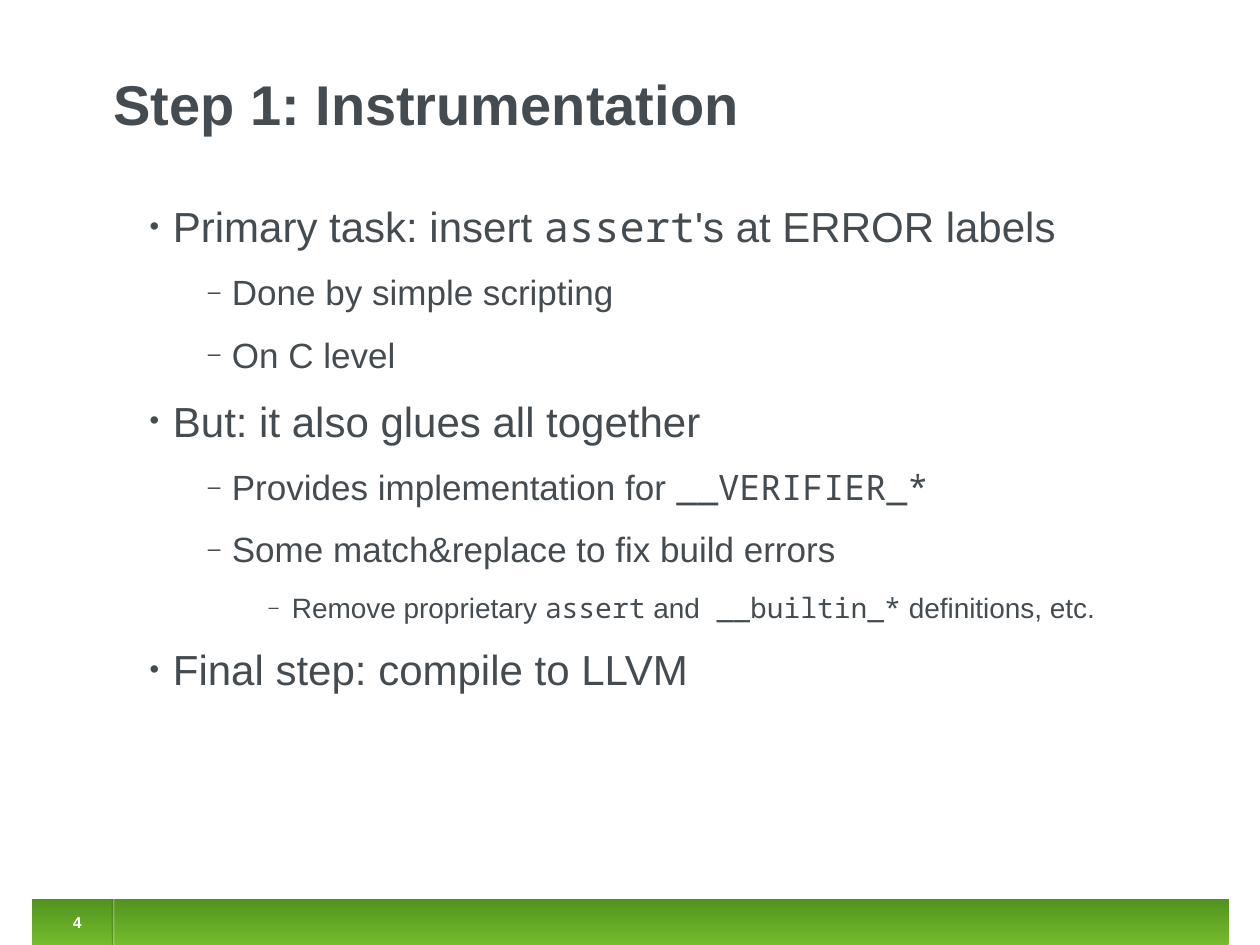
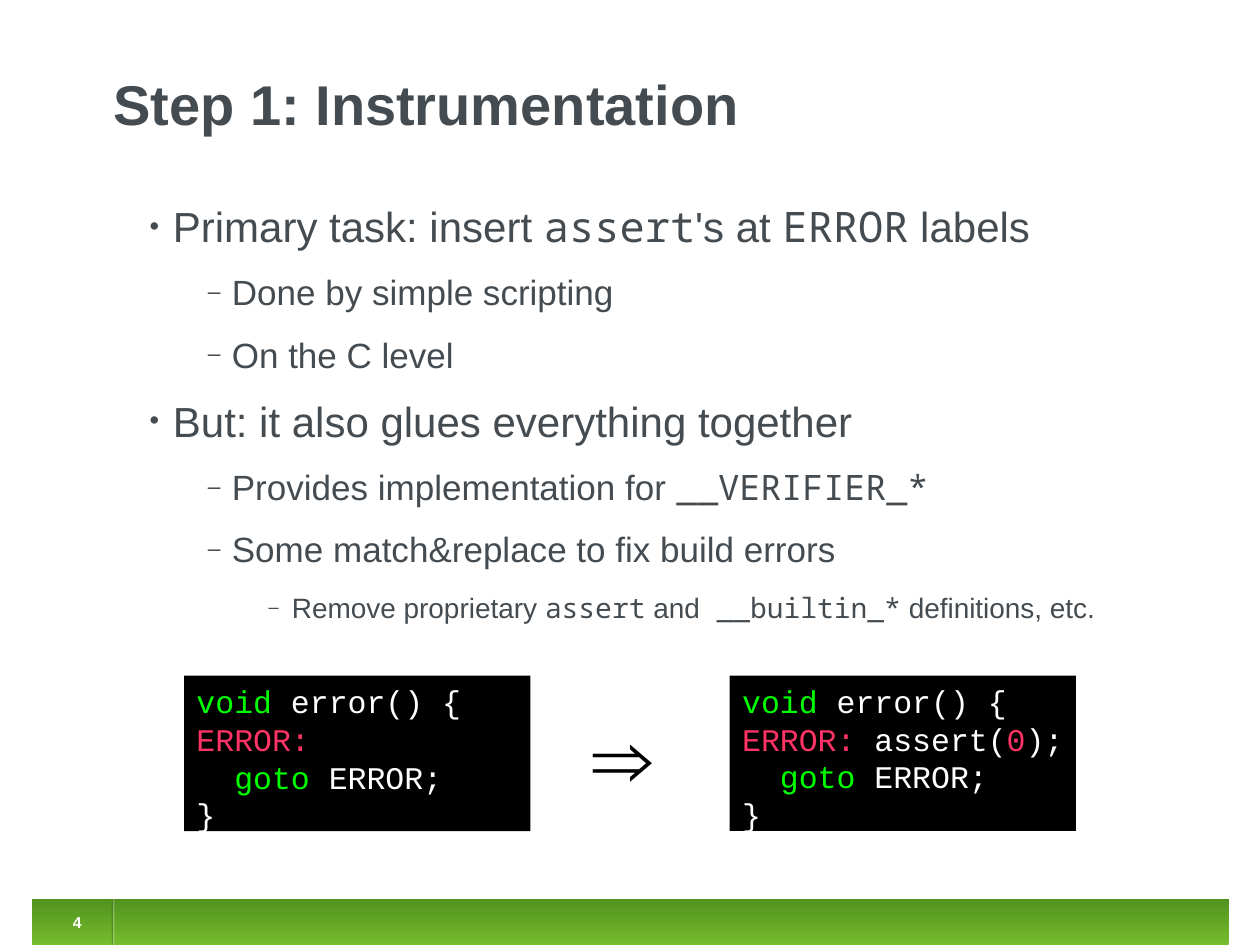
Before and after one commit to jirislaby/writings, a slide deck: slide 4 of presentations/tacas2013.odp. Drawn at 1260x945 pixels with LibreOffice and Linux fonts; fonts in the diff are those of the drawing. Boxes give left, top, right and bottom in pixels: in the first picture for what was removed or moved away, otherwise in the second. Text is boxed around its words. In the diff, an @@ line names an element or a change of style, - is before the commit and + after.

```diff
--- a/presentations/tacas2013.odp
+++ b/presentations/tacas2013.odp
@@ text at (173, 211, 1030, 250): font Arial to Noto Sans Mono in "ERROR" @@
@@ text at (173, 342, 852, 445): text changed @@
-  ‒ On C level
-• But: it also glues all together
+  ‒ On the C level
+• But: it also glues everything together
@@ text at (173, 654, 688, 694): paragraph removed @@
-• Final step: compile to LLVM
@@ rectangle added at (184, 675, 530, 830), fill #000000, 18 pt, text #FFFFFF @@
+void error() {
+ERROR:
+goto ERROR;
+}
@@ rectangle added at (730, 675, 1076, 830), fill #000000, 18 pt, text #FFFFFF @@
+void error() {
+ERROR: assert(0);
+goto ERROR;
+}
@@ text added at (580, 698, 675, 804), 48 pt, text #000000 @@
+⇒
```
Also in this commit, not shown: 4 other slides changed, 3 slides added, 3 slides removed.
